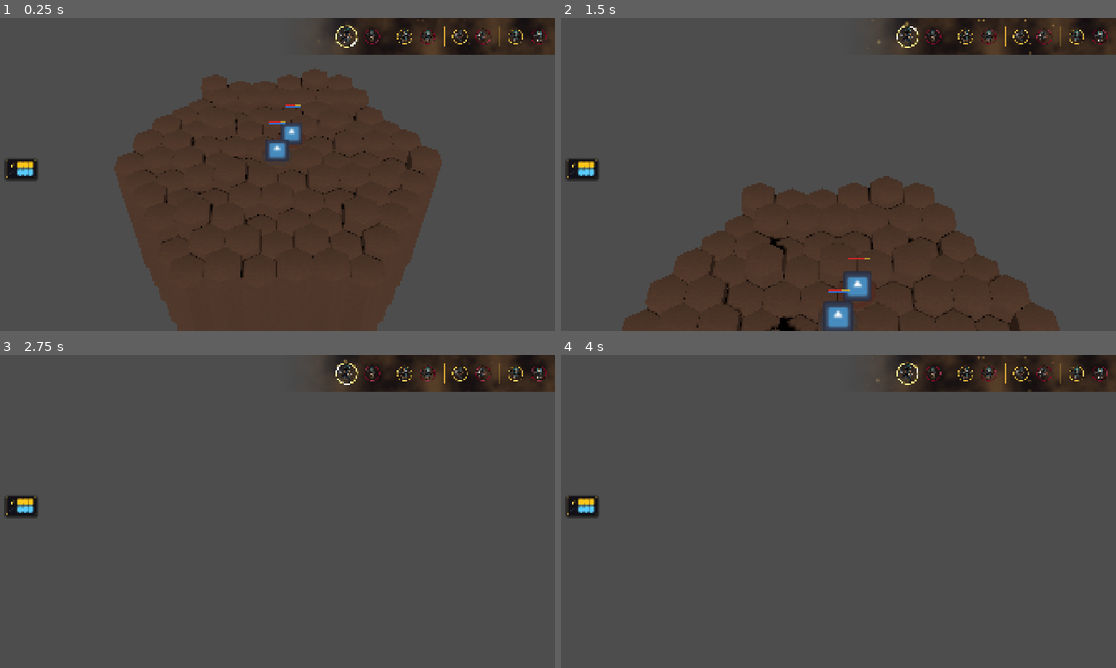
Above: before the commit, frames 1-4 (two rows, left to right).
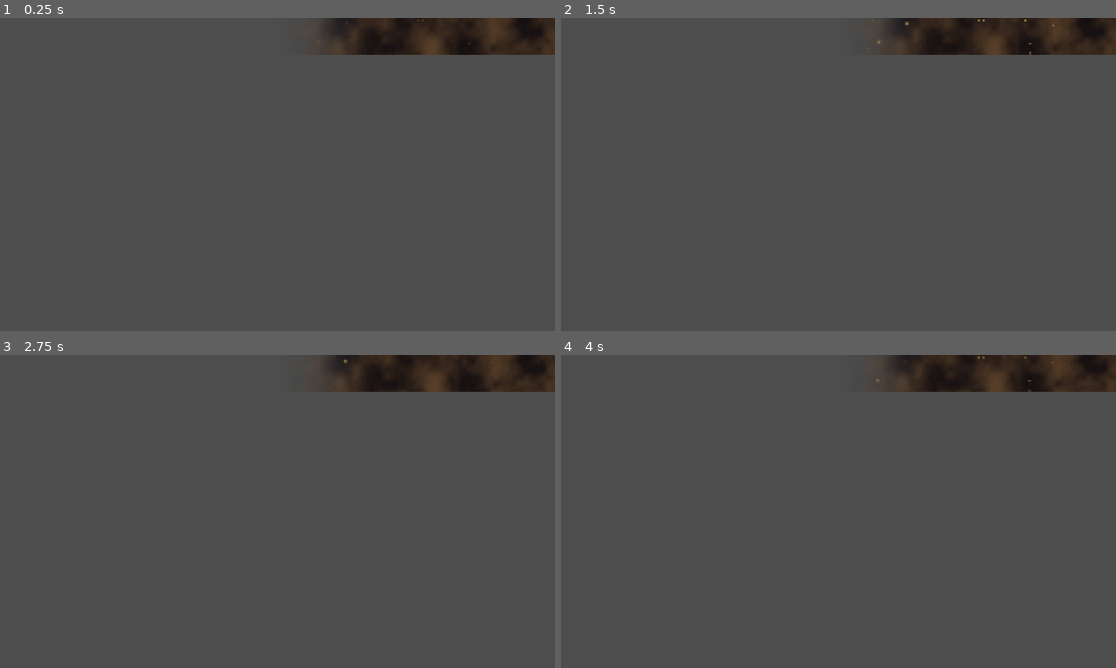
Above: after the commit, the same moments.

Repository: Kobraxos/Mythologia
Game: Godot game, scene res://levels/test_room/test_level.tscn
Same seed, same stepped clock (60 frames per second), same inputs: the game is played once before the commit and once after it. The project has no main scene, so this scene is started directly. The engine's default icon, where the game draws it, is replaced by a stand-in: a white triangle on a blue panel in a dark square.
Inputs (mouse positions are in pixels of both pictures, inside the frame that each line leads up to):
- Up to frame 1 (0.25 s): no input
- Up to frame 2 (1.5 s): move the mouse to (960, 158) at 0.52 s; hold Up (ui_up) 0.53-1.28 s; tap S (camera_backward) at 0.6 s; move the mouse to (727, 190) at 1.27 s; tap W (camera_forward) at 1.35 s
- Up to frame 3 (2.75 s): move the mouse to (333, 442) at 2.02 s; hold Up (ui_up) from 2.03 s (still down); tap A (camera_left) at 2.1 s
- Up to frame 4 (4 s): move the mouse to (810, 574) at 2.77 s; tap D (camera_right) at 2.85 s; tap Enter at 3.5 s; move the mouse to (1005, 558) at 3.52 s; release Up (ui_up) at 3.53 s; tap Q (camera_rotate_left) at 3.6 s

The runs differ from the first frame. In frame 1, 38% of the frame differs, in the area x 0-99%, y 2-100%; in frame 2, 26%; in frame 3, 0.9%; in frame 4, 0.9%.

Commit message:
feat: implement core combat systems including grid generation, turn management, and combat event handling

Diff:
--- a/core/autoloads/combat_events.gd
+++ b/core/autoloads/combat_events.gd
@@ -46,3 +46,7 @@
 @warning_ignore("unused_signal")
 ## Émis pour déclencher un VFX depuis un système métier sans couplage avec la position 3D.
 signal vfx_requested(vfx_id: String, pos: Vector3, dir: Vector3, attached_target: Node3D)
+
+@warning_ignore("unused_signal")
+## Émis lorsque toutes les unités initiales ont été placées sur la grille.
+signal units_spawned()
--- a/core/autoloads/grid_events.gd
+++ b/core/autoloads/grid_events.gd
@@ -63,6 +63,10 @@
 signal grid_topology_ready(topology: Dictionary)
 
 @warning_ignore("unused_signal")
+## Émis par le GameFlowManager pour démarrer la génération procédurale ou le chargement de la grille.
+signal request_grid_generation()
+
+@warning_ignore("unused_signal")
 ## Émis lorsqu'une unité a terminé un déplacement. Sert de déclencheur pour les systèmes Data-Oriented.
 signal unit_moved(unit: Node, from_hex: Vector3i, to_hex: Vector3i)
 
--- a/systems/combat/battle_manager.gd
+++ b/systems/combat/battle_manager.gd
@@ -1,10 +1,7 @@
 class_name BattleManager
 extends Node
 
-@export_category("Dependencies")
-@export var grid_generator: GridGenerator
-## Référence au système de tour qui gérera les acteurs instanciés.
-@export var turn_manager: TurnManager
+const ERR_MISSING_DEPS = "BattleManager: Dépendances manquantes ('player_unit_prefab')."
 
 @export_category("Spawns")
 ## Le préfabriqué de l'unité à faire apparaître.
@@ -16,44 +13,45 @@
 
 # GODOT BUILT-IN FUNCTIONS
 func _ready() -> void:
-	if not grid_generator or not player_unit_prefab or not turn_manager:
-		push_error("BattleManager: Dépendances manquantes ('grid_generator', 'player_unit_prefab' ou 'turn_manager').")
+	if not player_unit_prefab:
+		push_error(ERR_MISSING_DEPS)
 		return
 
-	# L'arbre de scène Godot est verrouillé pendant le _ready(). On décale l'assemblage procédural à la frame suivante.
-	call_deferred("_initialize_battle")
+	# On s'abonne à la génération de la grille au lieu de la piloter.
+	GridEvents.grid_topology_ready.connect(_on_grid_topology_ready)
 
-func _initialize_battle() -> void:
-	# Phase 1 : Le monde est construit (la montagne se dresse)
-	grid_generator.generate_grid()
+# SIGNAL HANDLERS
+func _on_grid_topology_ready(_topology: Dictionary) -> void:
+	if hero_stats and enemy_stats:
+		_spawn_units_from_group("player_spawns", hero_stats, Unit.Faction.PLAYER)
+		_spawn_units_from_group("enemy_spawns", enemy_stats, Unit.Faction.ENEMY)
 
-	# Phase 1.5 : Initialisation des Systèmes Visuels
-	var surface_visuals = SurfaceVisuals.new()
-	grid_generator.add_child(surface_visuals)
-
-	# Phase 2 : Les acteurs entrent en scène (Spawn procédural)
-	if hero_stats and enemy_stats:
-		_spawn_unit_at_axial(0, 0, hero_stats, Unit.Faction.PLAYER)
-		_spawn_unit_at_axial(1, -1, enemy_stats, Unit.Faction.ENEMY)
-
-	# Phase 3 : Le temps s'écoule
-	turn_manager.start_battle()
+	# Signal de fin d'instanciation. Le TurnManager (ou autre) peut maintenant prendre le relais.
+	CombatEvents.units_spawned.emit()
 
 # PRIVATE FUNCTIONS
-func _spawn_unit_at_axial(q: int, r: int, stats: UnitStats, faction: Unit.Faction) -> void:
-	var target_hex: Vector3i = _get_surface_hex(q, r)
+func _spawn_units_from_group(group_name: String, stats: UnitStats, faction: Unit.Faction) -> void:
+	var spawn_nodes: Array[Node] = get_tree().get_nodes_in_group(group_name)
+	for spawn_node: Node in spawn_nodes:
+		if spawn_node is Node3D:
+			# Conversion de la position globale (Monde) vers la grille logique
+			var target_hex: Vector3i = HexMath.world_to_hex(spawn_node.global_position, GridManager.hex_size, GridManager.elevation_step)
 
-	var unit: Unit = player_unit_prefab.instantiate() as Unit
-	# L'astuce AAA : On donne la position 3D AVANT le add_child.
-	# Ainsi, quand l'unité exécutera son _ready(), elle lira sa hauteur exacte !
-	unit.position = HexMath.hex_to_world(target_hex, GridManager.hex_size, GridManager.elevation_step)
-	add_child(unit)
-	unit.initialize(stats, faction)
-	turn_manager.register_unit(unit)
+			var unit: Unit = player_unit_prefab.instantiate() as Unit
+			# Placement 3D précis basé sur la logique HexMath
+			unit.position = HexMath.hex_to_world(target_hex, GridManager.hex_size, GridManager.elevation_step)
+			add_child(unit)
+			unit.initialize(stats, faction)
 
-## Scanne la grille pour trouver la case (et surtout sa hauteur Z) correspondant à une coordonnée 2D.
-func _get_surface_hex(q: int, r: int) -> Vector3i:
-	for hex: Vector3i in GridManager.terrain_tiles.keys():
-		if hex.x == q and hex.y == r:
-			return hex
-	return Vector3i(q, r, 0) # Fallback de sécurité
+			# Note : L'enregistrement dans le TurnManager pourrait aussi se faire
+			# de manière event-driven (ex: via GridEvents.unit_spawned), mais ici
+			# on s'assure que tout est prêt pour le début de combat.
+			# Pour un AAA strict, le TurnManager devrait écouter l'événement "unit_spawned".
+			# On le simule ici si l'enregistrement dépend encore d'une fonction publique.
+			# Dans notre refactor, on pourrait utiliser un groupe ou un signal si TurnManager n'a plus de méthode register_unit.
+			# Supposons que l'entité Unit gère son propre enregistrement via un composant ou que
+			# le TurnManager s'abonne à GridEvents.unit_spawned. S'il y a un composant, on le laisse.
+			# Pour l'instant on réutilise l'événement existant s'il n'y en a pas, on appelle get_tree().get_first_node_in_group.
+			var turn_manager_node: Node = get_tree().get_first_node_in_group("turn_manager")
+			if turn_manager_node and turn_manager_node.has_method("register_unit"):
+				turn_manager_node.register_unit(unit)
--- /dev/null
+++ b/systems/combat/game_flow_manager.gd
@@ -0,0 +1,21 @@
+class_name GameFlowManager
+extends Node
+
+## Le GameFlowManager est l'orchestrateur de haut niveau.
+## Il déclenche les séquences asynchrones sans connaître l'implémentation interne des sous-systèmes.
+
+# GODOT BUILT-IN FUNCTIONS
+func _ready() -> void:
+	# L'arbre est verrouillé pendant le _ready.
+	# On demande l'initialisation asynchrone de la boucle de jeu à la frame suivante.
+	call_deferred("_start_battle_sequence")
+
+# PRIVATE FUNCTIONS
+func _start_battle_sequence() -> void:
+	# Étape 1 : Demande de génération de la grille (captée par GridGenerator)
+	GridEvents.request_grid_generation.emit()
+
+	# Note sur le flux de la séquence :
+	# - GridGenerator génère et émet GridEvents.grid_topology_ready
+	# - BattleManager capte grid_topology_ready, place les unités et émet CombatEvents.units_spawned
+	# - TurnManager capte units_spawned et lance le combat (TurnEvents.battle_started)
--- a/systems/grid/grid_generator/grid_generator.gd
+++ b/systems/grid/grid_generator/grid_generator.gd
@@ -21,7 +21,8 @@
 
 # GODOT BUILT-IN FUNCTIONS
 func _ready() -> void:
-	pass # Le DDD exige que l'Orchestrateur (BattleManager) contrôle le moment de la génération.
+	# Le DDD exige que l'Orchestrateur (ex: GameFlowManager) contrôle le moment de la génération.
+	GridEvents.request_grid_generation.connect(generate_grid)
 
 # PUBLIC FUNCTIONS
 ## Fonction principale qui assemble le plateau en traduisant les mathématiques en 3D.
--- a/systems/turn_logic/turn_manager.gd
+++ b/systems/turn_logic/turn_manager.gd
@@ -13,9 +13,14 @@
 
 # GODOT BUILT-IN FUNCTIONS
 func _ready() -> void:
+	# Enregistrement pour être découvert sans couplage fort
+	add_to_group("turn_manager")
+
 	# Le manager écoute le mégaphone, il se fiche de savoir qui a pressé le bouton.
 	TurnEvents.turn_end_requested.connect(_on_turn_end_requested)
 	CombatEvents.unit_died.connect(_on_unit_died)
+	# Déclenchement Data-Driven de la bataille
+	CombatEvents.units_spawned.connect(start_battle)
 
 # PUBLIC FUNCTIONS
 func register_unit(unit: Unit) -> void:
Not shown, added: systems/combat/game_flow_manager.gd.uid
